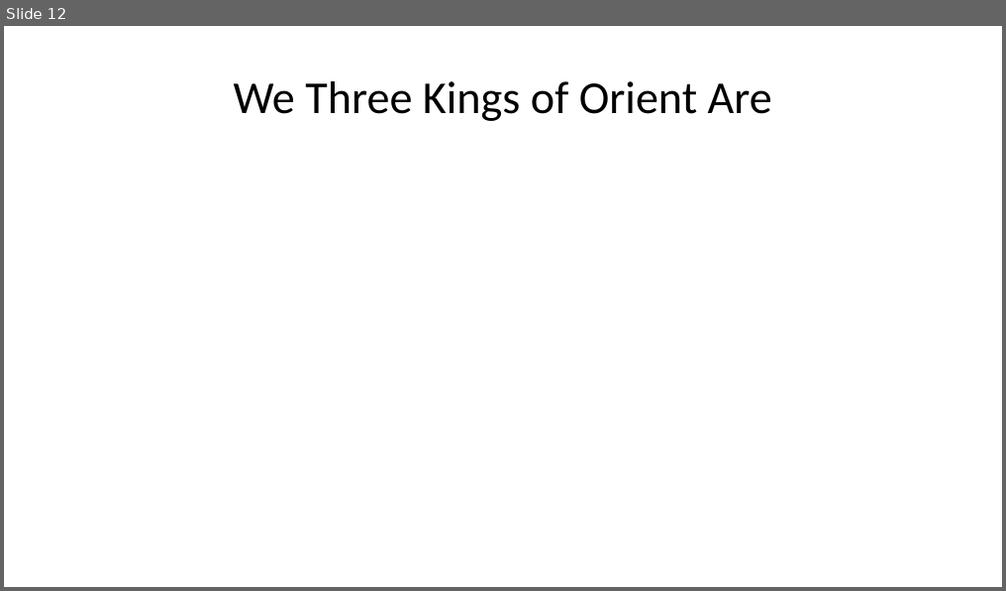
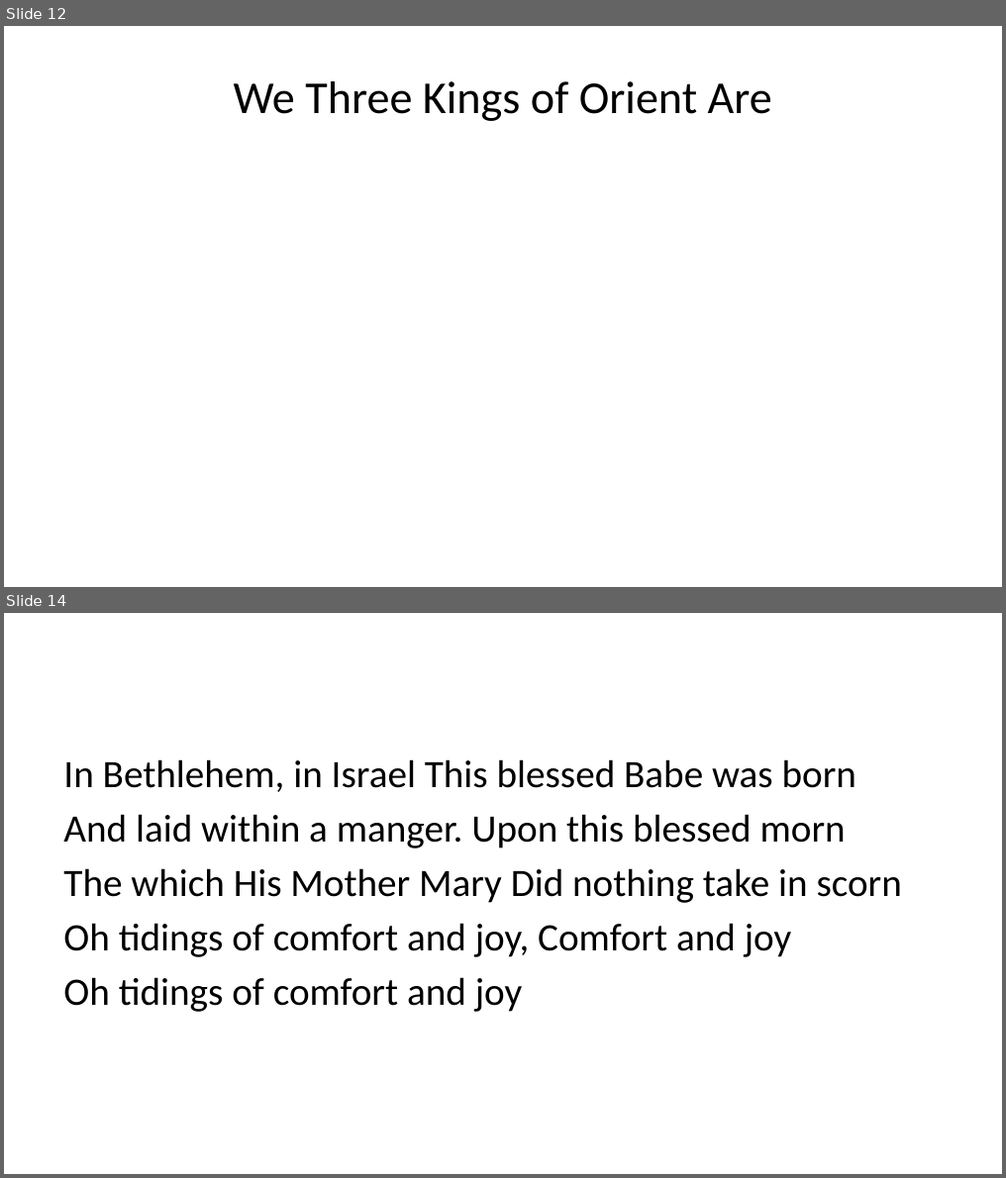
Before and after one commit to jcsalo/patient_education, a slide deck: christmas2004.pptx. Shown one above the other, each under a label of ours: slide 12 before the commit, slides 12 and 14 after it; the slides between them are not shown. The pictures are 1006x591 and 1006x1178 pixels, drawn with LibreOffice and Linux fonts; fonts in the diff are those of the drawing. Boxes give left, top, right and bottom in pixels: in the first picture for what was removed or moved away, otherwise in the second. Text is boxed around its words. In the diff, an @@ line names an element or a change of style, - is before the commit and + after.

```diff
--- a/christmas2004.pptx
+++ b/christmas2004.pptx
@@ slide 14 added at (4, 613, 1002, 1174), background #FFFFFF @@
@@ text added at (63, 760, 902, 1012), 28 pt, text #000000 @@
+In Bethlehem, in Israel This blessed Babe was born
+And laid within a manger. Upon this blessed morn
+The which His Mother Mary Did nothing take in scorn
+Oh tidings of comfort and joy, Comfort and joy
+Oh tidings of comfort and joy
```
Also in this commit, not shown: 3 slides changed, 1 other slide added, 43 other files.
